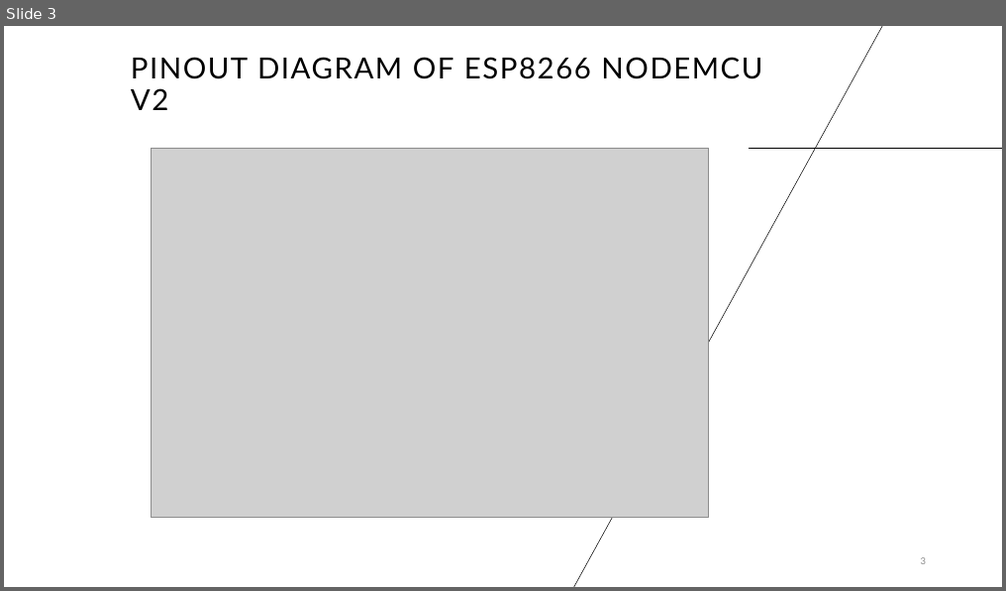
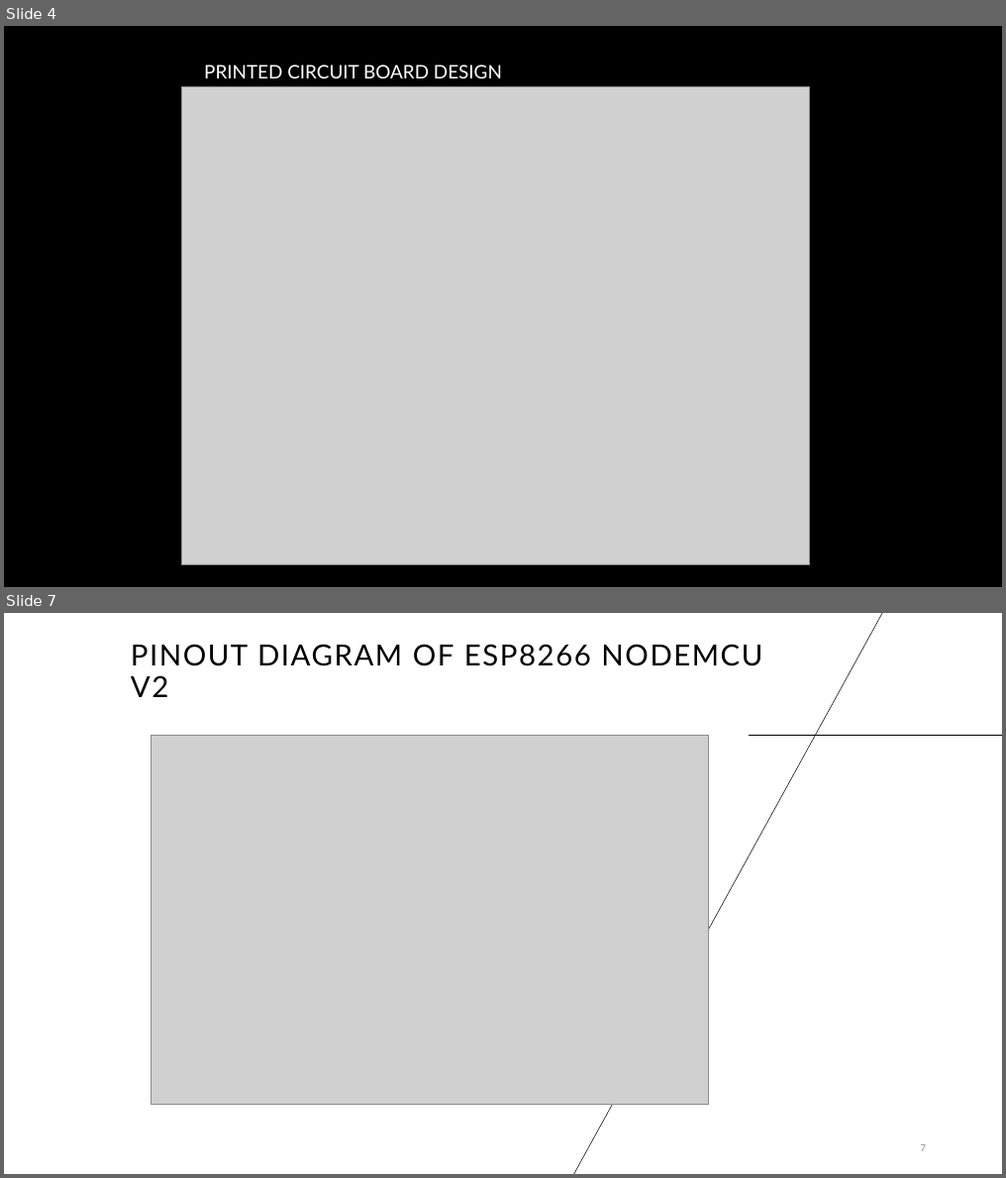
Before and after one commit to ayo-ajayi/iot-sensor, a slide deck: iotsensor.pptx. Shown one above the other, each under a label of ours: slide 3 before the commit, slides 4 and 7 after it; the slides between them are not shown. The pictures are 1006x591 and 1006x1178 pixels, drawn with LibreOffice and Linux fonts; fonts in the diff are those of the drawing; grey boxes stand for pictures; background and template pictures are left out. Boxes give left, top, right and bottom in pixels: in the first picture for what was removed or moved away, otherwise in the second. Text is boxed around its words. In the diff, an @@ line names an element or a change of style, - is before the commit and + after.

```diff
--- a/iotsensor.pptx
+++ b/iotsensor.pptx
@@ slide 4 added at bbox=[4, 26, 1002, 587], background #000000 @@
@@ text added at bbox=[204, 65, 502, 78], 18 pt, text #FFFFFF @@
+PRINTED CIRCUIT BOARD DESIGN
@@ picture added at bbox=[181, 86, 809, 565] @@
@@ what was slide 3 is now slide 7 @@
```
Also in this commit, not shown: 3 slides changed, 4 other slides added, 1 slide removed, 3 other files.
